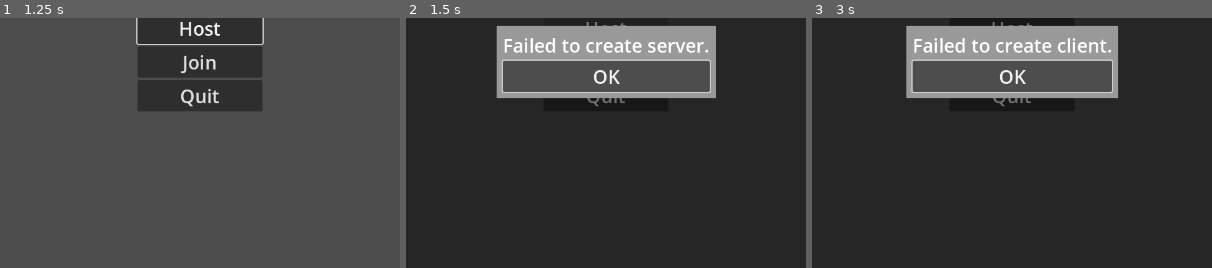
Above: before the commit, frames 1-3 (left to right).
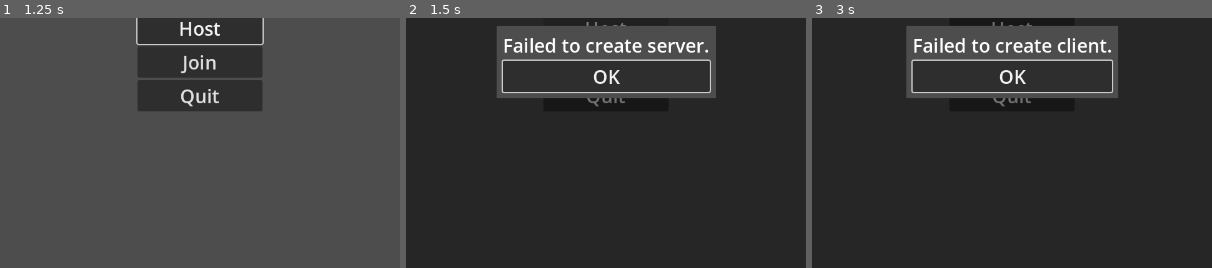
Above: after the commit, the same moments.

Repository: joemicmc/Survival
Game: Godot game, scene res://main.tscn
Two runs of this game, one before a commit and one after it. Both use one fixed random seed, a clock stepped at 60 frames per second and the inputs below.
Inputs (mouse positions are % of the whole screen's width and height, from its top left):
- Up to frame 1 (1.25 s): move the mouse to (72, 45) at 0.52 s; click (72, 45) at 0.67 s
- Up to frame 2 (1.5 s): click "Host" at 1.25 s
- Up to frame 3 (3 s): click "OK" at 2 s; click "Join" at 2.75 s
The pictures show only the part of the screen within x 25-75%, y 41-91%; the shares and areas given below are measured in that part.

Frame 1 is identical in both runs. In frame 2, 14% of the frame differs, in the area x 22-78%, y 3-32%; in frame 3, 14%.

Commit message:
Closes #6

Diff:
--- /dev/null
+++ b/godot/controller/events/cancel_pressed.gd
@@ -0,0 +1,2 @@
+class_name CancelPressed
+extends ControllerPressed
--- a/godot/controller/states/controller_menu.gd
+++ b/godot/controller/states/controller_menu.gd
@@ -1,2 +1,9 @@
 class_name ControllerMenu
 extends ControllerState
+
+
+func on_input_pressed(input_pressed: InputPressed) -> void:
+	super.on_input_pressed(input_pressed)
+	match input_pressed.action:
+		InputActions.RIGHT_ACTION:
+			EventService.emit(CancelPressed.new())
--- a/godot/theme/theme.tres
+++ b/godot/theme/theme.tres
@@ -1,6 +1,7 @@
 [gd_resource type="Theme" load_steps=2 format=3 uid="uid://cx8xckl7cwbxg"]
 
 [sub_resource type="StyleBoxFlat" id="StyleBoxFlat_bmttt"]
+bg_color = Color(0.301961, 0.301961, 0.301961, 1)
 
 [resource]
 Button/font_sizes/font_size = 30
--- a/godot/view/game/game.gd
+++ b/godot/view/game/game.gd
@@ -2,8 +2,6 @@
 extends View
 
 const PACKED_SCENE: PackedScene = preload("res://view/game/game.tscn")
-
-@onready var quit: Button = %Quit
 
 
 static func instance() -> Game:
@@ -12,8 +10,8 @@
 
 func enter() -> void:
 	super.enter()
-	EventService.register_signal(quit.pressed).connect(on_quit_pressed)
+	EventService.get_signal(StartPressed).connect(on_start_pressed)
 
 
-func on_quit_pressed() -> void:
-	MultiplayerService.close_connection()
+func on_start_pressed() -> void:
+	ViewService.push_view(GamePause.instance())
--- a/godot/view/game/game.tscn
+++ b/godot/view/game/game.tscn
@@ -12,13 +12,3 @@
 grow_horizontal = 2
 text = "Game"
 horizontal_alignment = 1
-
-[node name="MarginContainer" type="MarginContainer" parent="."]
-offset_right = 40.0
-offset_bottom = 40.0
-
-[node name="Quit" type="Button" parent="MarginContainer"]
-unique_name_in_owner = true
-custom_minimum_size = Vector2(100, 0)
-layout_mode = 2
-text = "Quit"
--- /dev/null
+++ b/godot/view/game/game_pause.gd
@@ -0,0 +1,29 @@
+class_name GamePause
+extends View
+
+const PACKED_SCENE: PackedScene = preload("res://view/game/game_pause.tscn")
+
+@onready var resume: Button = %Resume
+@onready var quit: Button = %Quit
+
+
+static func instance() -> GamePause:
+	return PACKED_SCENE.instantiate()
+
+
+func enter() -> void:
+	super.enter()
+	EventService.register_signal(resume.pressed).connect(on_resume_pressed)
+	EventService.get_signal(StartPressed).connect(on_resume_pressed)
+	EventService.get_signal(CancelPressed).connect(on_resume_pressed)
+	EventService.register_signal(quit.pressed).connect(on_quit_pressed)
+
+	resume.grab_focus()
+
+
+func on_resume_pressed() -> void:
+	ViewService.pop_view()
+
+
+func on_quit_pressed() -> void:
+	MultiplayerService.close_connection()
--- /dev/null
+++ b/godot/view/game/game_pause.tscn
@@ -0,0 +1,50 @@
+[gd_scene load_steps=2 format=3 uid="uid://dnhvbc0cr7mpt"]
+
+[ext_resource type="Script" path="res://view/game/game_pause.gd" id="1_t6c30"]
+
+[node name="GamePaused" type="CanvasLayer"]
+script = ExtResource("1_t6c30")
+
+[node name="ColorRect" type="ColorRect" parent="."]
+anchors_preset = 15
+anchor_right = 1.0
+anchor_bottom = 1.0
+grow_horizontal = 2
+grow_vertical = 2
+color = Color(0, 0, 0, 0.501961)
+
+[node name="PanelContainer" type="PanelContainer" parent="ColorRect"]
+layout_mode = 1
+anchors_preset = 8
+anchor_left = 0.5
+anchor_top = 0.5
+anchor_right = 0.5
+anchor_bottom = 0.5
+offset_left = -100.0
+offset_top = -48.0
+offset_right = 100.0
+offset_bottom = 48.0
+grow_horizontal = 2
+grow_vertical = 2
+
+[node name="MarginContainer" type="MarginContainer" parent="ColorRect/PanelContainer"]
+layout_mode = 2
+
+[node name="Options" type="VBoxContainer" parent="ColorRect/PanelContainer/MarginContainer"]
+custom_minimum_size = Vector2(200, 0)
+layout_mode = 2
+
+[node name="Title" type="Label" parent="ColorRect/PanelContainer/MarginContainer/Options"]
+layout_mode = 2
+text = "Paused"
+horizontal_alignment = 1
+
+[node name="Resume" type="Button" parent="ColorRect/PanelContainer/MarginContainer/Options"]
+unique_name_in_owner = true
+layout_mode = 2
+text = "Resume"
+
+[node name="Quit" type="Button" parent="ColorRect/PanelContainer/MarginContainer/Options"]
+unique_name_in_owner = true
+layout_mode = 2
+text = "Quit"
Not shown, changed: godot/version.txt
Not shown: 1 places in godot/view/game/game.tscn that only renumber resources
